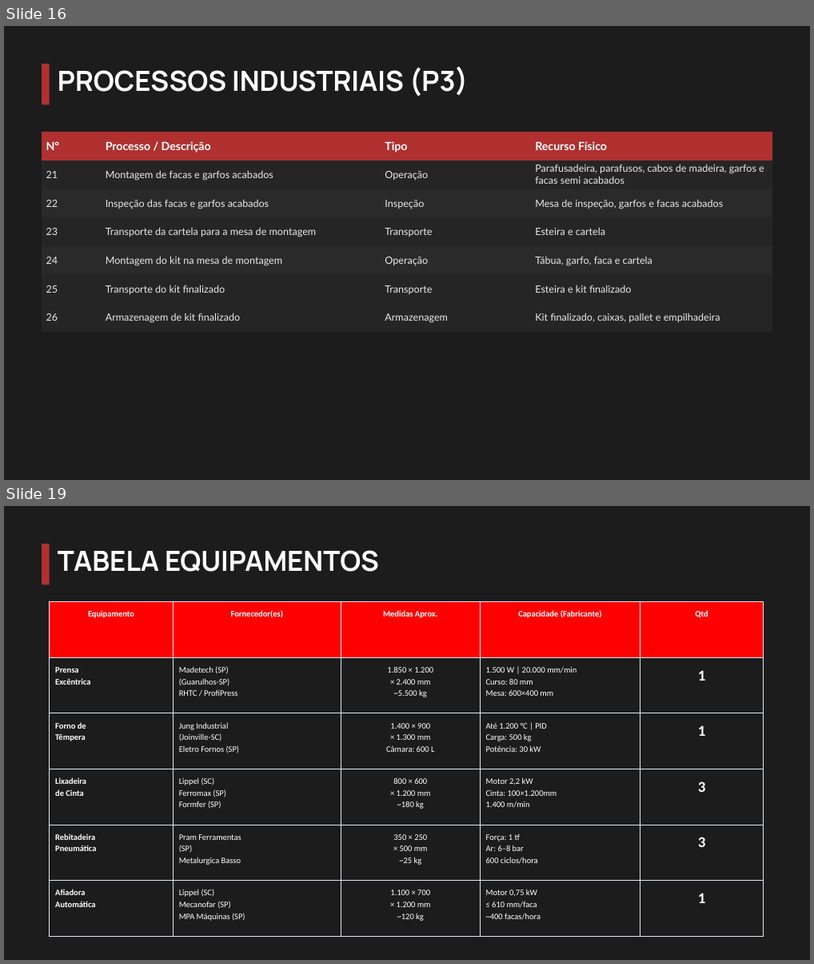
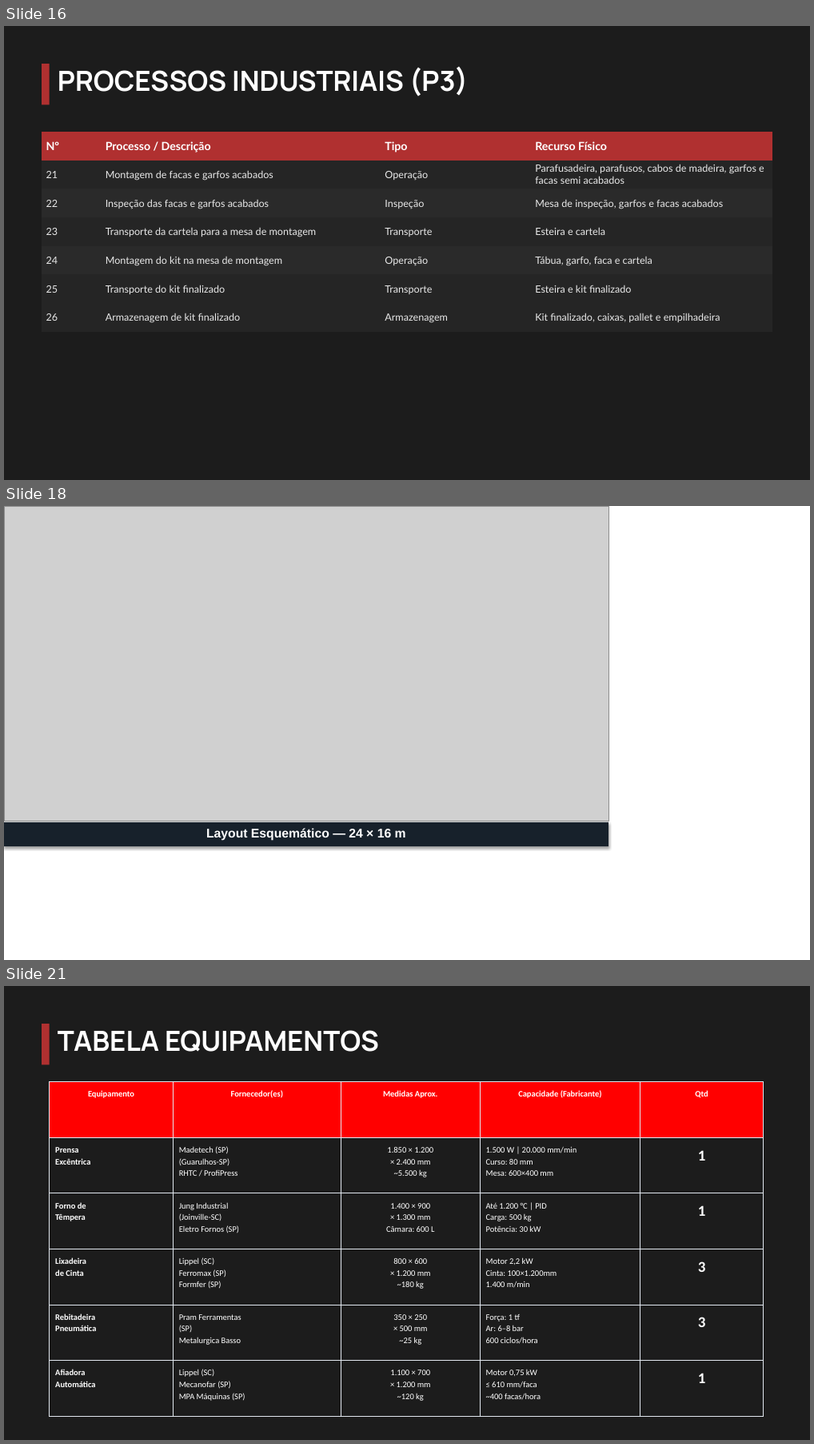
Before and after one commit to eidryan/arranjo, a slide deck: 01_apresentacao/apresentacao_final.pptx. Shown one above the other, each under a label of ours: slides 16 and 19 before the commit, slides 16, 18 and 21 after it; the slides between them are not shown. The pictures are 814x964 and 814x1444 pixels, drawn with LibreOffice and Linux fonts; fonts in the diff are those of the drawing; grey boxes stand for pictures; background and template pictures are left out. Boxes give left, top, right and bottom in pixels: in the first picture for what was removed or moved away, otherwise in the second. Text is boxed around its words. In the diff, an @@ line names an element or a change of style, - is before the commit and + after.

```diff
--- a/01_apresentacao/apresentacao_final.pptx
+++ b/01_apresentacao/apresentacao_final.pptx
@@ slide 18 added at [4, 506, 810, 960], background #FFFFFF @@
@@ picture added at [4, 506, 609, 821] @@
@@ rectangle added at [4, 822, 609, 846], fill #17212B @@
@@ text added at [206, 828, 406, 840], 15 pt, text #FFFFFF, bold @@
+Layout Esquemático — 24 × 16 m
@@ what was slide 19 is now slide 21 @@
```
Also in this commit, not shown: 2 slides changed, 1 other slide added, 1 other file.
